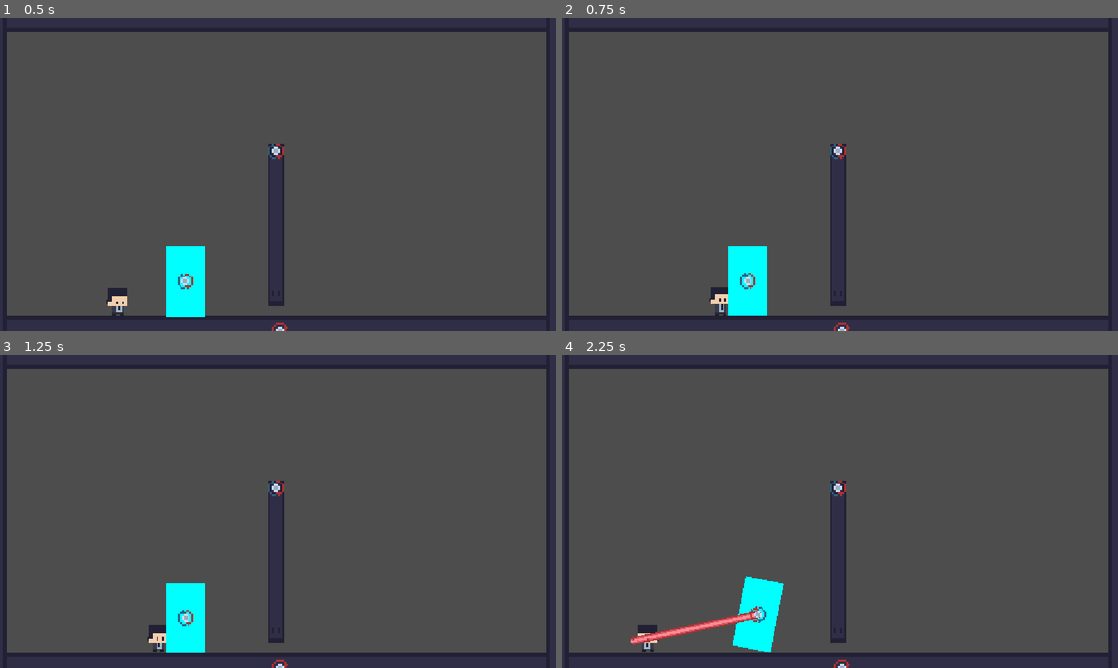
Above: before the commit, frames 1-4 (two rows, left to right).
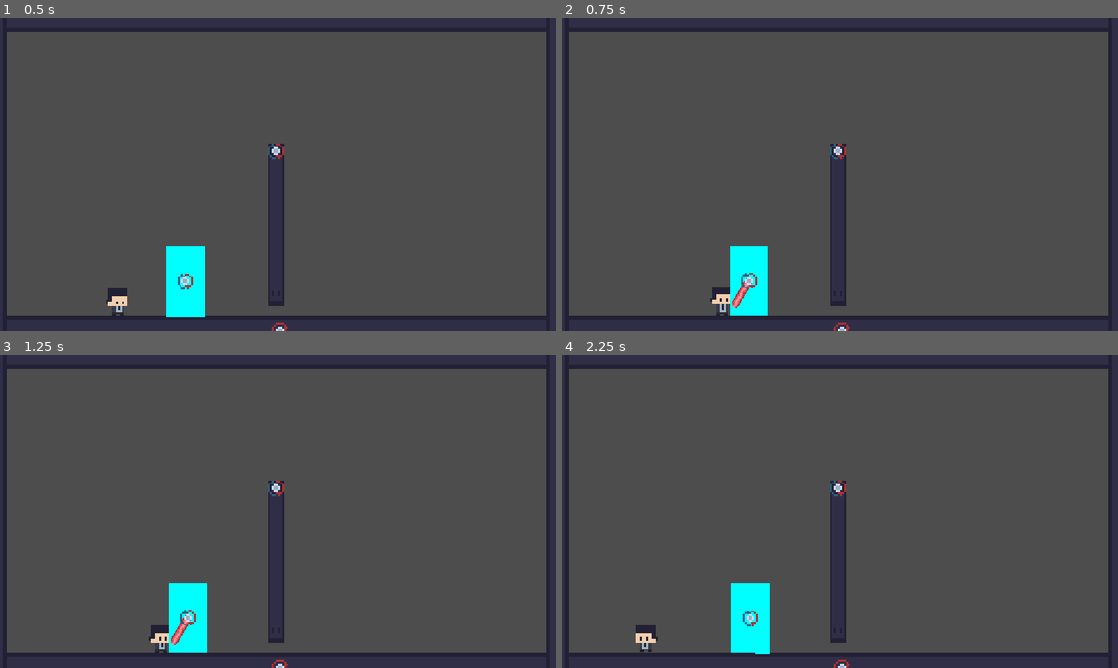
Above: after the commit, the same moments.

Repository: ChezM4ster/spin-to-win-jam
Game: Godot game, scene res://Scenes/testscene.tscn
The game is run twice, just before and just after one commit, with the same random seed, the same clock (stepped at 60 frames per second) and the same inputs.
Inputs:
- Up to frame 1 (0.5 s): no input
- Up to frame 2 (0.75 s): tap Enter (Interact) at 0.5, 0.6 s; hold D (Move_Right) from 0.53 s (still down)
- Up to frame 3 (1.25 s): keep holding D (Move_Right); tap W (Jump) at 0.77 s
- Up to frame 4 (2.25 s): tap Enter (Interact) at 1.35 s; tap W (Jump) at 1.52 s; release D (Move_Right) at 2.03 s; hold A (Move_Left) from 2.03 s (still down); tap Right (Spin_CW) at 2.1 s

Frame 1 is identical in both runs. In frame 2, 0.3% of the frame differs, in the area x 26-37%, y 72-96%; in frame 3, 0.5%; in frame 4, 1.4%, in the area x 12-40%, y 70-96%.

Commit message:
Laser detection works kinda
Make sure that spinning objects are in as few parts as possible to avoid bugs

Diff:
--- a/Scenes/lilguy.tscn
+++ b/Scenes/lilguy.tscn
@@ -79,3 +79,8 @@
 texture_mode = 1
 begin_cap_mode = 2
 end_cap_mode = 2
+
+[node name="RayCast2D" type="RayCast2D" parent="." unique_id=112621464]
+position = Vector2(7, -6)
+target_position = Vector2(40, 0)
+collision_mask = 14
--- a/Scenes/testscene.tscn
+++ b/Scenes/testscene.tscn
@@ -11,11 +11,14 @@
 [sub_resource type="RectangleShape2D" id="RectangleShape2D_g4v7s"]
 size = Vector2(392, 16)
 
-[node name="Node2D" type="Node2D" unique_id=1380629943]
+[node name="TestLevel" type="Node2D" unique_id=1380629943]
 
 [node name="Player" parent="." unique_id=2112382433 instance=ExtResource("2_ye8wr")]
 position = Vector2(111, 242)
 collision_mask = 7
+coyote_t = null
+jump_buffer_t = null
+isSpinning = null
 
 [node name="Camera2D" type="Camera2D" parent="." unique_id=1025395165]
 position = Vector2(194, 207)
@@ -34,8 +37,10 @@
 collision_mask = 2
 canSpin = false
 
-[node name="StaticBody2D2" parent="PinJoint2D" unique_id=1696513393 instance=ExtResource("3_ckmbu")]
+[node name="StaticBody2D2" parent="PinJoint2D" unique_id=1696513393 groups=["Spin_Objects", "Terrain"] instance=ExtResource("3_ckmbu")]
 rotation = -1.5707964
+collision_layer = 6
+collision_mask = 15
 
 [node name="Terrain" type="Node2D" parent="." unique_id=1762658383 node_paths=PackedStringArray("staticSpinner", "spinCoreSprite") groups=["Spin_Objects", "Terrain"]]
 position = Vector2(195, 207)
--- a/Scripting/Player_Controller.gd
+++ b/Scripting/Player_Controller.gd
@@ -17,7 +17,7 @@
 @export var projectile: PackedScene
 @export var currentProjectile: SpinnerProjectile
 @export var laserPointer: Line2D
-
+var laserChecker: RayCast2D
 
 func _ready() -> void:
 	jump_buffer_timer = Timer.new()
@@ -26,6 +26,7 @@
 	add_child(jump_buffer_timer)
 	laserPointer = $Line2D
 	laserPointer.clear_points()
+	laserChecker = $RayCast2D
 
 func _physics_process(delta: float) -> void:
 	# Add the gravity.
@@ -94,12 +95,25 @@
 		#while (laserPointer.get_point_position(laserPointer.get_point_count()-1).distance_to(currentSpinner.spinCoreSprite.global_position) > 16):
 		laserPointer.add_point(currentSpinner.spinCoreSprite.global_position - global_position)
 
+	if(laserPointer.get_point_count() == 2):
+		laserChecker.enabled = true
+		laserChecker.target_position = laserPointer.get_point_position(1)
+		if (laserChecker.is_colliding() &&
+		(laserChecker.get_collider() != currentSpinner &&
+		laserChecker.get_collider() != currentSpinner.staticSpinner &&
+		laserChecker.get_collider() != currentSpinner.spinnerRigidBody &&
+		!laserChecker.get_collider().is_in_group('Player'))
+		):
+			print_debug(laserChecker.get_collider(), currentSpinner)
+			cancelSpinning()
+
 
 func cancelSpinning():
 	currentSpinner.setSpin(false)
 	currentSpinner = null
 	isSpinning = false
 	laserPointer.clear_points()
+	laserChecker.enabled = false
 
 #line.add_point(some_global_pos - line.global_position)
 #region signal catcher
--- a/Scripting/spinner_detecting_projectile.gd
+++ b/Scripting/spinner_detecting_projectile.gd
@@ -11,7 +11,7 @@
 
 
 func _on_body_entered(body: Node) -> void:
-	print_debug(body.name)
+	print_debug(body)
 	if(body.is_in_group('Spin_Objects')):
 		if (body is SpinnerObject):
 			spinnerHit.emit(body as SpinnerObject)
